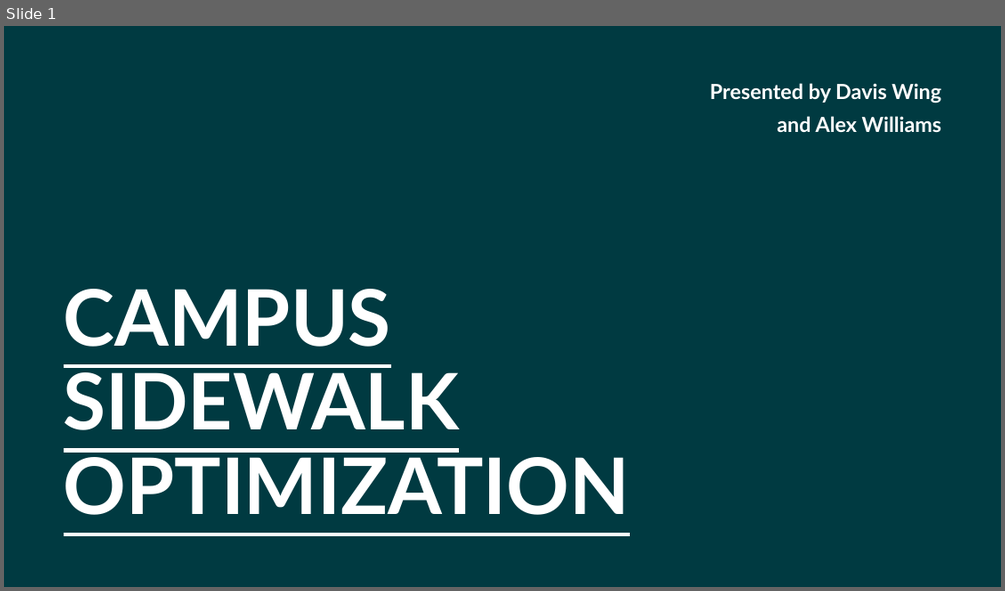
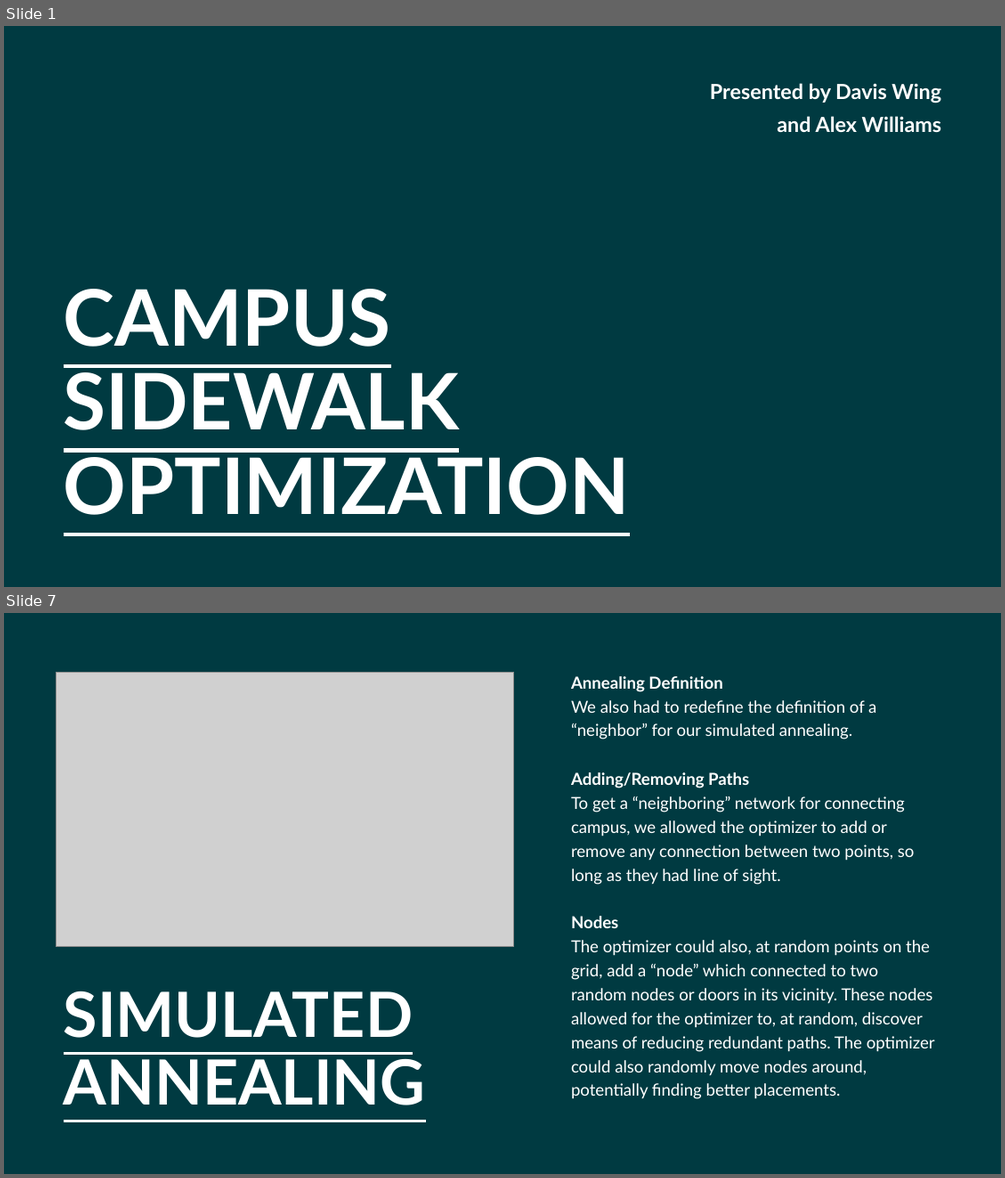
Before and after one commit to AleRicWil/OptProj2026, a slide deck: presentation.pptx. Shown one above the other, each under a label of ours: slide 1 before the commit, slides 1 and 7 after it; the slides between them are not shown. The pictures are 1005x591 and 1005x1178 pixels, drawn with LibreOffice and Linux fonts; fonts in the diff are those of the drawing; grey boxes stand for pictures. Boxes give left, top, right and bottom in pixels: in the first picture for what was removed or moved away, otherwise in the second. Text is boxed around its words. In the diff, an @@ line names an element or a change of style, - is before the commit and + after.

```diff
--- a/presentation.pptx
+++ b/presentation.pptx
@@ slide 7 added at box(4, 613, 1001, 1174), background #003A41 @@
@@ picture added at box(56, 672, 513, 947) @@
@@ text added at box(571, 676, 935, 1099), 16 pt, text #FFFFFF @@
+Annealing Definition
+We also had to redefine the definition of a “neighbor” for our simulated annealing.
+Adding/Removing Paths
+To get a “neighboring” network for connecting campus, we allowed the optimizer to add or remove any connection between two points, so long as they had line of sight.
+Nodes
+The optimizer could also, at random points on the grid, add a “node” which connected to two random nodes or doors in its vicinity. These nodes allowed for the optimizer to, at random, discover means of reducing redundant paths. The optimizer could also randomly move nodes around, potentially finding better placements.
@@ title added at box(64, 991, 426, 1105), 60 pt, text #FFFFFF, bold, underline @@
+SIMULATED ANNEALING
```
Also in this commit, not shown: 2 slides changed, 6 other slides added, 8 slides removed, 6 other files.
